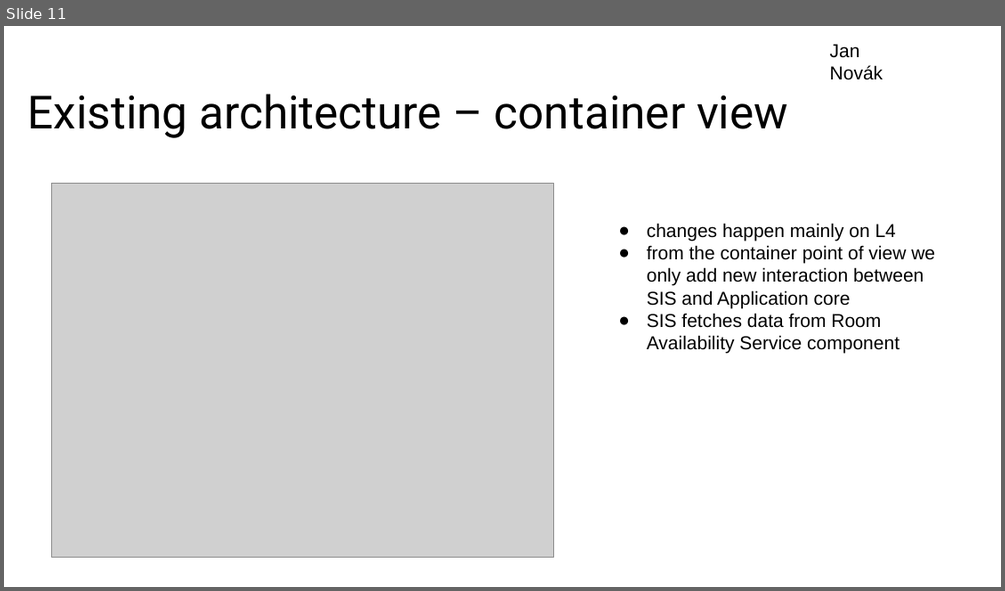
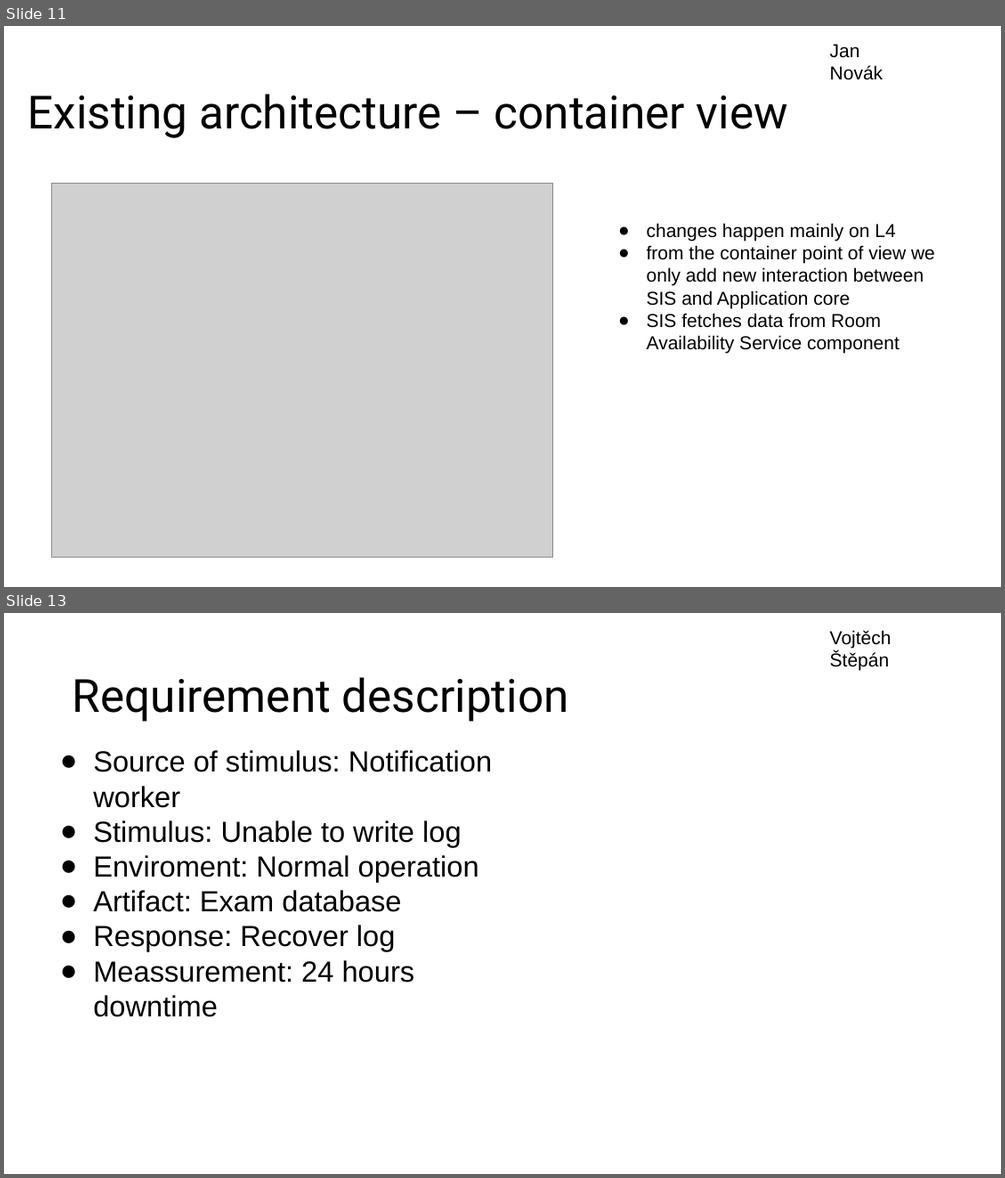
Before and after one commit to Jan-Novak00/Enrollments1, a slide deck: Milestone2/Presentation_Milestone2.pptx. Shown one above the other, each under a label of ours: slide 11 before the commit, slides 11 and 13 after it; the slides between them are not shown. The pictures are 1005x591 and 1005x1178 pixels, drawn with LibreOffice and Linux fonts; fonts in the diff are those of the drawing; grey boxes stand for pictures. Boxes give left, top, right and bottom in pixels: in the first picture for what was removed or moved away, otherwise in the second. Text is boxed around its words. In the diff, an @@ line names an element or a change of style, - is before the commit and + after.

```diff
--- a/Milestone2/Presentation_Milestone2.pptx
+++ b/Milestone2/Presentation_Milestone2.pptx
@@ slide 13 added at (4,613,1001,1174), background #FFFFFF @@
@@ text added at (830,630,891,671), 18 pt, text #000000 @@
+Vojtěch
+Štěpán
@@ title added at (73,677,569,722), 44 pt, text #000000 @@
+Requirement description
@@ text added at (93,750,492,1017), 28 pt, text #000000 @@
+● Source of stimulus: Notification worker
+● Stimulus: Unable to write log
+● Enviroment: Normal operation
+● Artifact: Exam database
+● Response: Recover log
+● Meassurement: 24 hours downtime
```
Also in this commit, not shown: 2 slides changed, 2 other slides added.
